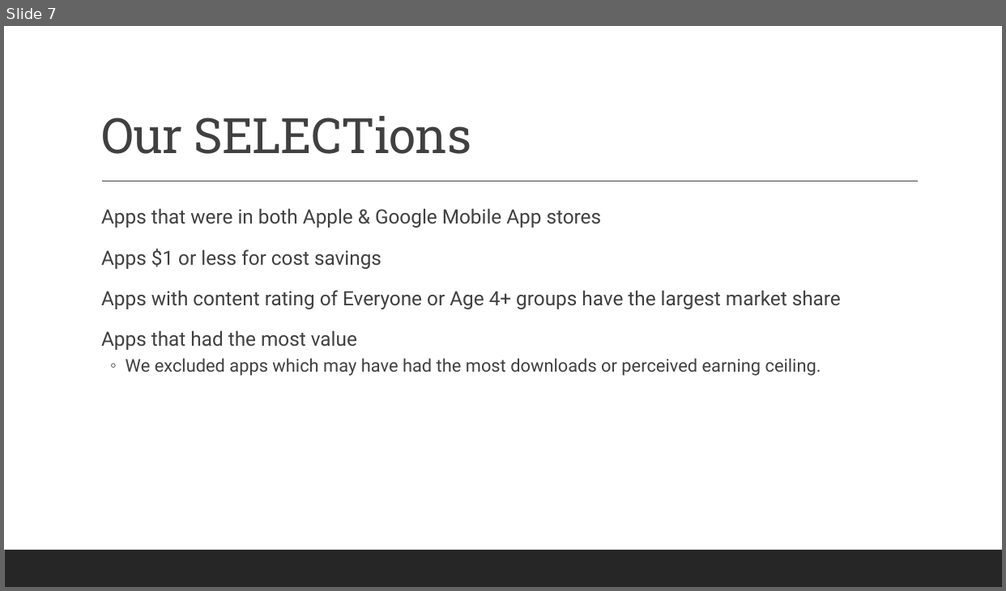
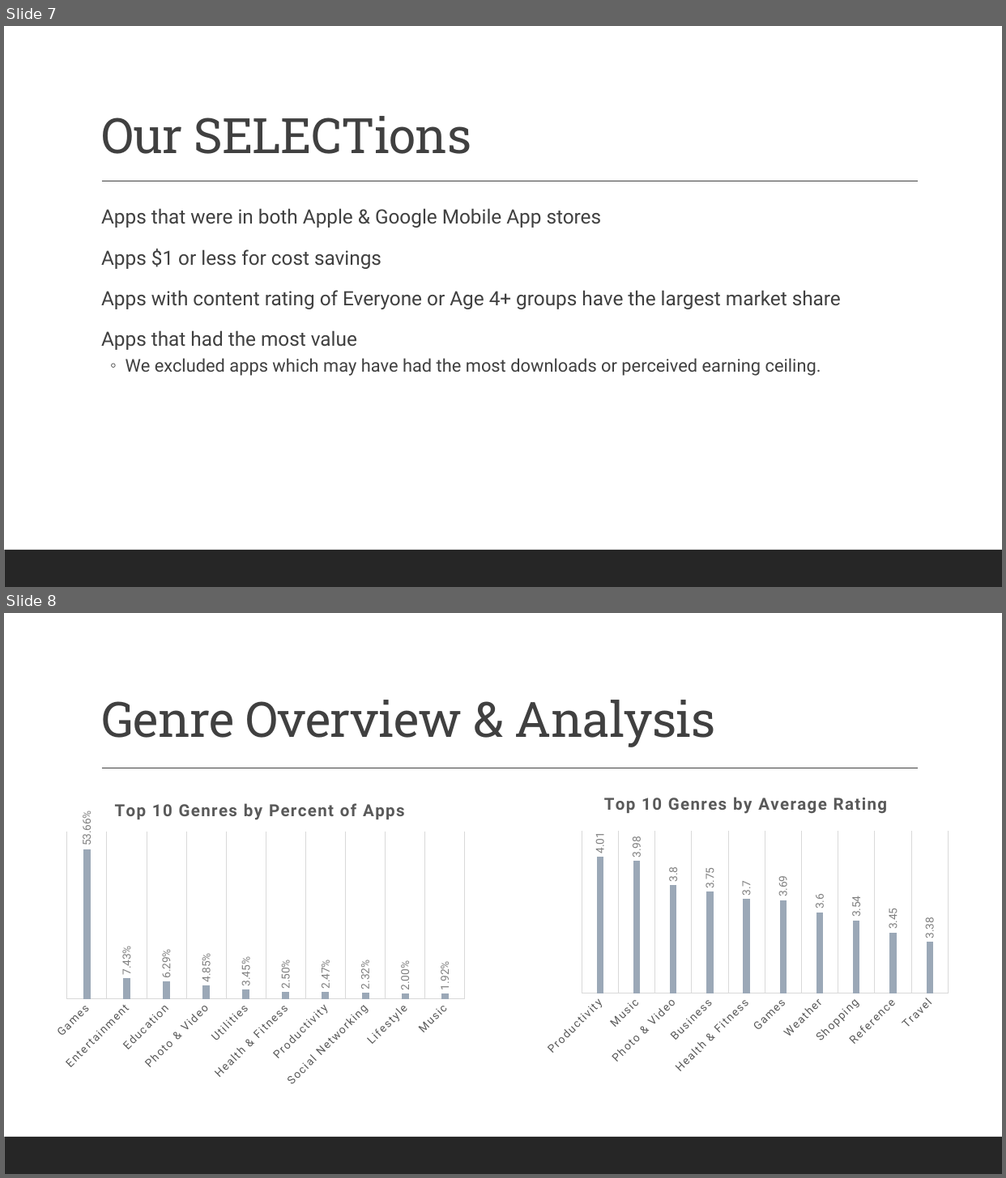
Before and after one commit to robertlanier/app-trader, a slide deck: presentation/app_trader_proposal.pptx. Shown one above the other, each under a label of ours: slide 7 before the commit, slides 7 and 8 after it. The pictures are 1006x591 and 1006x1178 pixels, drawn with LibreOffice and Linux fonts; fonts in the diff are those of the drawing. Boxes give left, top, right and bottom in pixels: in the first picture for what was removed or moved away, otherwise in the second. Text is boxed around its words. In the diff, an @@ line names an element or a change of style, - is before the commit and + after.

```diff
--- a/presentation/app_trader_proposal.pptx
+++ b/presentation/app_trader_proposal.pptx
@@ slide 8 added at <box>4,613,1002,1174</box>, background #FFFFFF; not listed: 2 template elements that a slide beside it also shows @@
@@ title added at <box>101,700,716,747</box>, 47 pt, text #404040 @@
+Genre Overview & Analysis
@@ column chart added at <box>533,780,960,1093</box> @@
+title "Top 10 Genres by Average Rating "
+categories: Productivity, Music, Photo & Video, Business, Health & Fitness, Games, Weather, Shopping, Reference, Travel
+Series 1: 4.01, 3.98, 3.8, 3.75, 3.7, 3.69, 3.6, 3.54, 3.45, 3.38
@@ column chart added at <box>47,786,474,1093</box> @@
+title "Top 10 Genres by Percent of Apps "
+categories: Games, Entertainment, Education, Photo & Video, Utilities, Health & Fitness, Productivity, Social Networking, Lifestyle, Music
+Series 1: 0.5366, 0.0743, 0.0629, 0.0485, 0.0345, 0.025, 0.0247, 0.0232, 0.02, 0.0192
```
Also in this commit, not shown: 1 slide removed.
